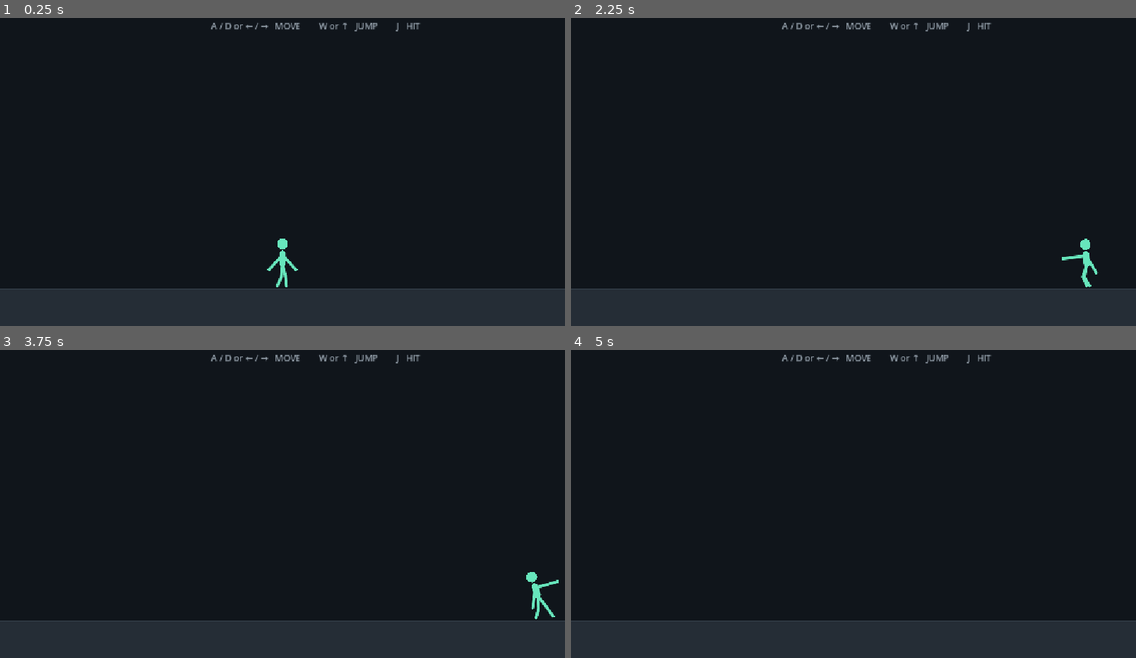
Above: before the commit, frames 1-4 (two rows, left to right).
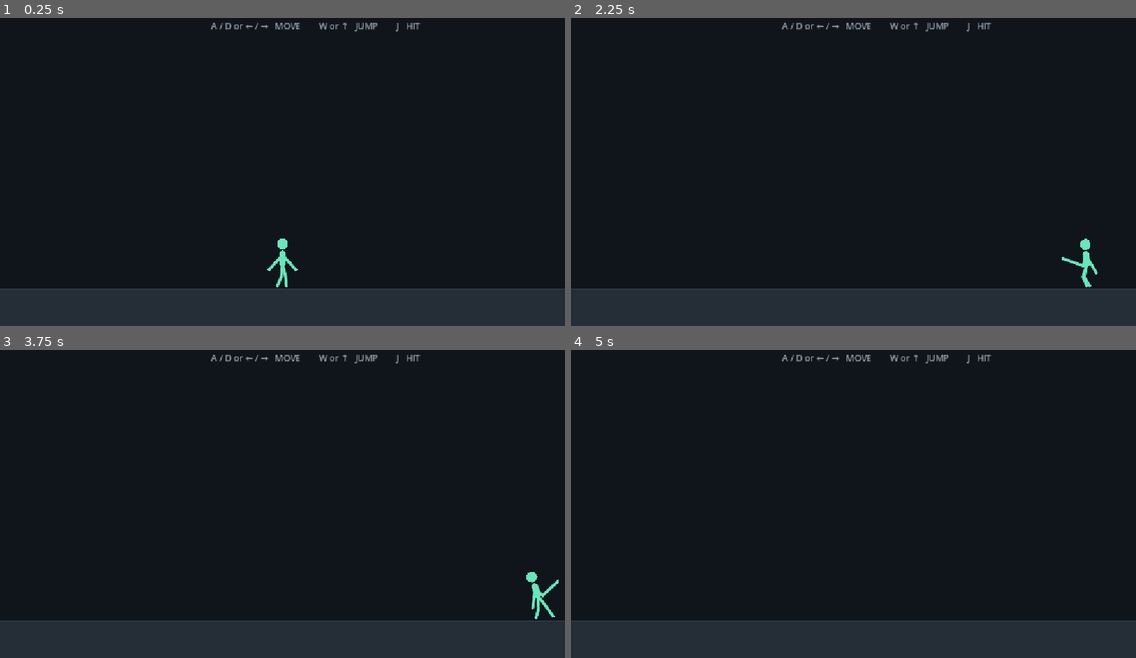
Above: after the commit, the same moments.

Repository: divanburke/ShadowSwap
Game: Godot game, scene res://main.tscn
The game is run twice, just before and just after one commit, with the same random seed, the same clock (stepped at 60 frames per second) and the same inputs.
Inputs:
- Up to frame 1 (0.25 s): no input
- Up to frame 2 (2.25 s): hold J 0.53-1.28 s; hold D 0.53-2.03 s; tap W at 0.77, 1.52 s; tap J at 1.35 s; hold A from 2.03 s (still down); hold J from 2.03 s (still down)
- Up to frame 3 (3.75 s): release A at 2.78 s; release J at 2.78 s; hold D from 2.78 s (still down); tap J at 2.85 s; tap W at 3.02 s; hold J from 3.53 s (still down)
- Up to frame 4 (5 s): tap W at 3.77, 4.52 s; tap Enter at 4.25 s; release D at 4.28 s; release J at 4.28 s; hold A from 4.28 s (still down); tap J at 4.35 s

The runs differ from the first frame. In frame 1, less than 0.1% of the frame differs, in the area x 48-52%, y 79-80%; in frame 2, less than 0.1%, in the area x 87-91%, y 76-82%; in frame 3, less than 0.1%; in frame 4, nothing differs.

Commit message:
Add rigid elbow joints to arms

Diff:
--- a/scripts/fighter.gd
+++ b/scripts/fighter.gd
@@ -44,6 +44,8 @@
 # calculated from the shoulder, not from the torso center, so the arm keeps
 # the correct length while it swings.
 const ARM_LENGTH = BODY_HEIGHT * 0.53
+const UPPER_ARM_LENGTH = ARM_LENGTH * 0.52
+const FOREARM_LENGTH = ARM_LENGTH * 0.48
 const ARM_THICKNESS = BODY_WIDTH * 0.19
 const ARM_REST_VECTOR = Vector2(-0.7220, 0.6919)
 const ATTACK_REACH = ARM_LENGTH * 1.15
@@ -102,6 +104,8 @@
 var right_hand_offset = Vector2.ZERO
 var left_hand_velocity = Vector2.ZERO
 var right_hand_velocity = Vector2.ZERO
+var left_elbow_offset = Vector2.ZERO
+var right_elbow_offset = Vector2.ZERO
 
 var left_ankle_offset = Vector2(-ANKLE_BASE_X, ANKLE_BASE_Y)
 var right_ankle_offset = Vector2(ANKLE_BASE_X, ANKLE_BASE_Y)
@@ -167,6 +171,9 @@
 
 	left_hand_velocity = Vector2.ZERO
 	right_hand_velocity = Vector2.ZERO
+
+	left_elbow_offset = Vector2(0.0, SHOULDER_Y) + left_rest.normalized() * UPPER_ARM_LENGTH
+	right_elbow_offset = Vector2(0.0, SHOULDER_Y) + right_rest.normalized() * UPPER_ARM_LENGTH
 
 	left_knee_offset = Vector2(-3.0, HIP_Y + THIGH_LENGTH)
 	right_knee_offset = Vector2(3.0, HIP_Y + THIGH_LENGTH)
@@ -365,6 +372,21 @@
 		ARM_LENGTH
 	)
 	right_hand_velocity = right_arm_state[1]
+
+	# Each arm is now a two-bone chain. The elbow is solved from the
+	# shoulder and hand while keeping the upper/forearm lengths fixed,
+	# making the joint quite rigid without adding another floppy spring.
+	left_elbow_offset = solve_arm_joint(
+		shoulder,
+		left_hand_offset,
+		1.0
+	)
+
+	right_elbow_offset = solve_arm_joint(
+		shoulder,
+		right_hand_offset,
+		-1.0
+	)
 
 	# ==============================================================
 	# LEGS - human walk cycle
@@ -629,6 +651,53 @@
 	return pivot + relative + Vector2(0.0, body_bob)
 
 
+func solve_arm_joint(shoulder, hand, bend_direction):
+	var to_hand = hand - shoulder
+	var distance = to_hand.length()
+
+	if distance < 0.001:
+		return shoulder + Vector2(UPPER_ARM_LENGTH * bend_direction, 0.0)
+
+	var max_reach = UPPER_ARM_LENGTH + FOREARM_LENGTH
+	var min_reach = absf(UPPER_ARM_LENGTH - FOREARM_LENGTH)
+
+	var solved_distance = clampf(
+		distance,
+		min_reach + 0.001,
+		max_reach - 0.001
+	)
+
+	var direction = to_hand / distance
+	var perpendicular = Vector2(-direction.y, direction.x)
+
+	var cos_elbow = clampf(
+		(
+			UPPER_ARM_LENGTH * UPPER_ARM_LENGTH +
+			solved_distance * solved_distance -
+			FOREARM_LENGTH * FOREARM_LENGTH
+		) / (2.0 * UPPER_ARM_LENGTH * solved_distance),
+		-1.0,
+		1.0
+	)
+
+	var along = UPPER_ARM_LENGTH * cos(acos(cos_elbow))
+	var bend = sqrt(
+		maxf(
+			UPPER_ARM_LENGTH * UPPER_ARM_LENGTH -
+			along * along,
+			0.0
+		)
+	)
+
+	var candidate_a = shoulder + direction * along + perpendicular * bend
+	var candidate_b = shoulder + direction * along - perpendicular * bend
+
+	if candidate_a.x * bend_direction > candidate_b.x * bend_direction:
+		return candidate_a
+
+	return candidate_b
+
+
 func spring_vector(current, current_velocity, target, stiffness, damping, delta):
 	var acceleration = (target - current) * stiffness
 	acceleration -= current_velocity * damping
@@ -699,6 +768,12 @@
 
 			return pose_point(right_hand_offset)
 
+		"elbow_left":
+			return pose_point(left_elbow_offset)
+
+		"elbow_right":
+			return pose_point(right_elbow_offset)
+
 		"left_hip":
 			return pose_point(Vector2(0.0, HIP_Y))
 
@@ -737,9 +812,19 @@
 	var left_ankle = get_point("left_ankle")
 	var right_ankle = get_point("right_ankle")
 
-	# Limbs first, torso second. This hides the roots cleanly.
+	var elbow_left = get_point("elbow_left")
+	var elbow_right = get_point("elbow_right")
+
+	# Limbs first, torso second. Each arm is split at a rigid elbow joint.
 	draw_pill(
 		shoulder_left,
+		elbow_left,
+		ARM_THICKNESS,
+		color
+	)
+
+	draw_pill(
+		elbow_left,
 		hand_left,
 		ARM_THICKNESS,
 		color
@@ -747,8 +832,27 @@
 
 	draw_pill(
 		shoulder_right,
+		elbow_right,
+		ARM_THICKNESS,
+		color
+	)
+
+	draw_pill(
+		elbow_right,
 		hand_right,
 		ARM_THICKNESS,
+		color
+	)
+
+	draw_circle(
+		elbow_left,
+		ARM_THICKNESS * 0.62,
+		color
+	)
+
+	draw_circle(
+		elbow_right,
+		ARM_THICKNESS * 0.62,
 		color
 	)
 
